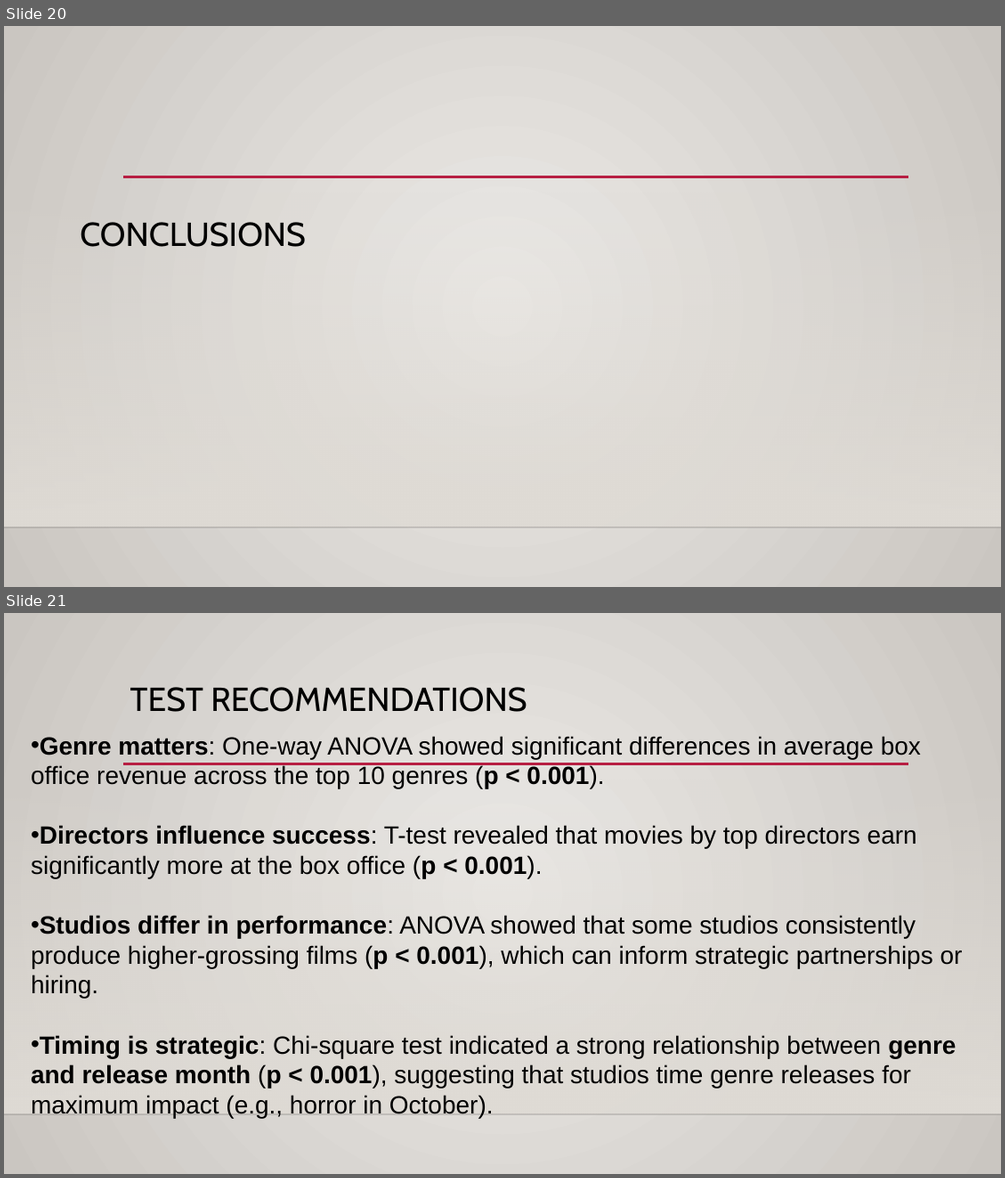
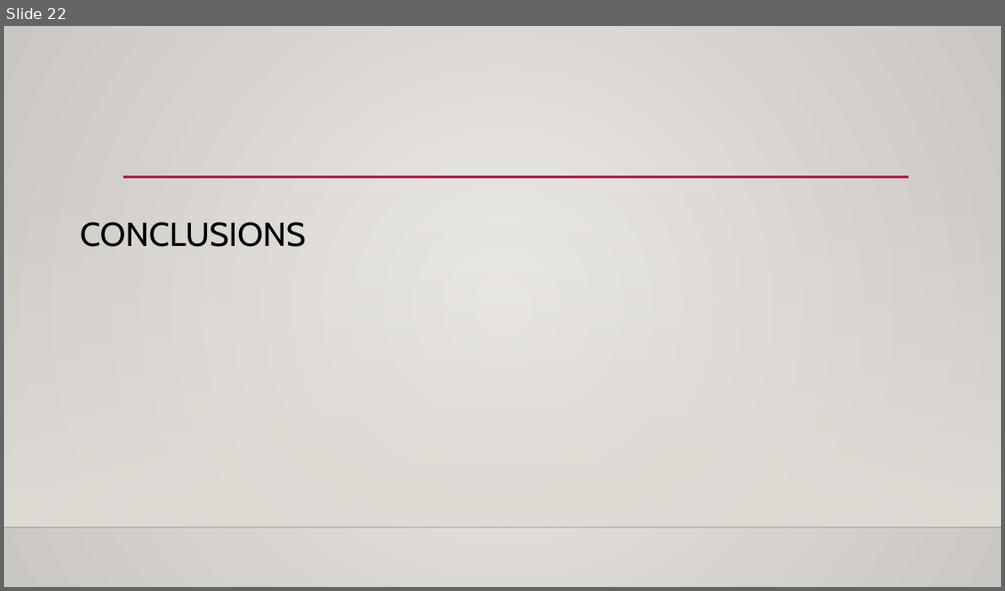
Before and after one commit to Abond1234/Dsc-Phase-2-project-2025, a slide deck: movie studio project.pptx. Shown one above the other, each under a label of ours: slides 20 and 21 before the commit, slide 22 after it. The pictures are 1005x1178 and 1005x591 pixels, drawn with LibreOffice and Linux fonts; fonts in the diff are those of the drawing; background and template pictures are left out. Boxes give left, top, right and bottom in pixels: in the first picture for what was removed or moved away, otherwise in the second. Text is boxed around its words. In the diff, an @@ line names an element or a change of style, - is before the commit and + after.

Commit message:
Update movie studio project presentation

```diff
--- a/movie studio project.pptx
+++ b/movie studio project.pptx
@@ slide 21 removed at (x1=4, y1=613, x2=1001, y2=1174), background gradient #ECEAE7 to #CAC7C1; not listed: 3 template elements that a slide beside it also shows @@
@@ title removed at (x1=130, y1=687, x2=526, y2=712) @@
-TEST RECOMMENDATIONS
@@ text removed at (x1=31, y1=736, x2=963, y2=1118) @@
-• Genre matters: One-way ANOVA showed significant differences in average box office revenue across the top 10 genres (p < 0.001).
-• Directors influence success: T-test revealed that movies by top directors earn significantly more at the box office (p < 0.001).
-• Studios differ in performance: ANOVA showed that some studios consistently produce higher-grossing films (p < 0.001), which can inform strategic partnerships or hiring.
-• Timing is strategic: Chi-square test indicated a strong relationship between genre and release month (p < 0.001), suggesting that studios time genre releases for maximum impact (e.g., horror in October).
@@ what was slide 20 is now slide 22 @@
```
Also in this commit, not shown: 12 slides changed, 9 slides added, 1 other slide removed.
